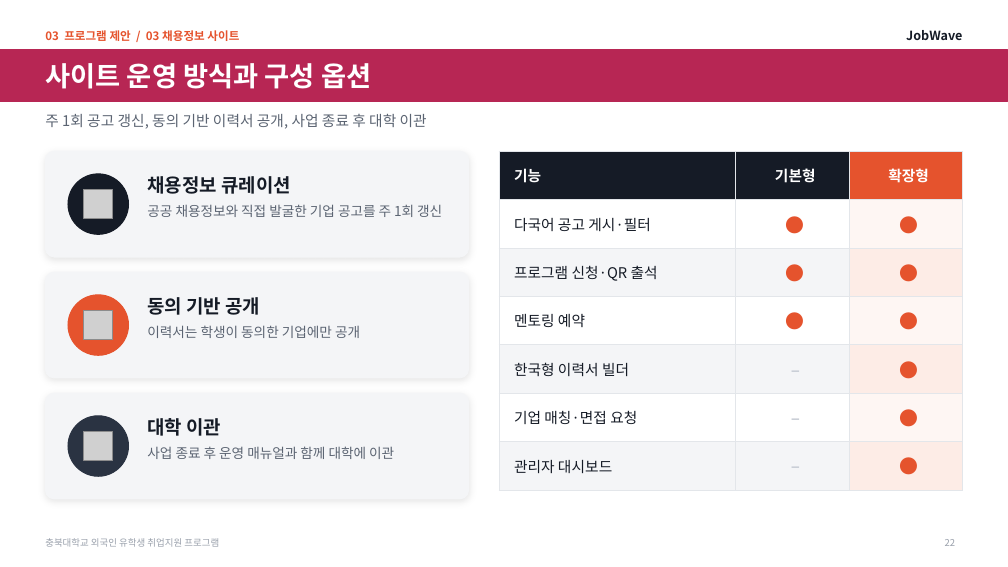
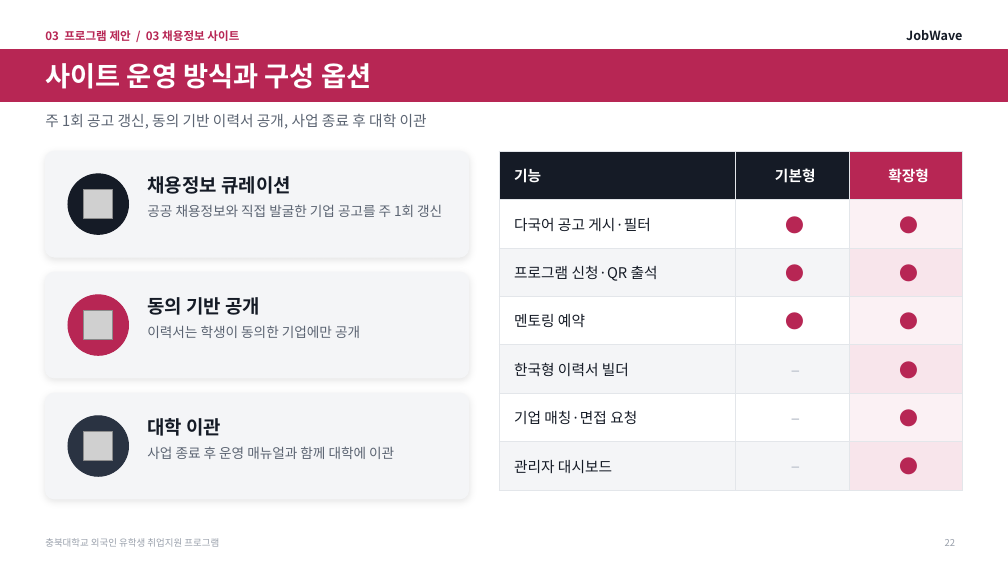
Before and after one commit to job-wave/Codex, a slide deck: slide 22 of output/jobwave-cbnu-proposal/JobWave_proposal_visual.pptx. Drawn at 1008x567 pixels with LibreOffice and Linux fonts; fonts in the diff are those of the drawing; grey boxes stand for pictures. Boxes give left, top, right and bottom in pixels: in the first picture for what was removed or moved away, otherwise in the second. Text is boxed around its words. In the diff, an @@ line names an element or a change of style, - is before the commit and + after.

```diff
--- a/output/jobwave-cbnu-proposal/JobWave_proposal_visual.pptx
+++ b/output/jobwave-cbnu-proposal/JobWave_proposal_visual.pptx
@@ text "03 프로그램 제안 / 03 ..." at (45, 30, 239, 41): text colour #E5532D to #B72654 @@
@@ table at (499, 151, 963, 477) @@
@@ fill #E5532D to #B72654 in row 1, column 3 @@
@@ fill #FEF6F3 to #FBF1F4 in 3 cells @@
@@ fill #FDECE6 to #F8E5EB in 3 cells @@
@@ text colour #E5532D to #B72654 in "●", "●", "●", "●" and 5 more places @@
@@ ellipse at (68, 295, 129, 355): fill #E5532D to #B72654; outline #E5532D 1 pt to #B72654 1 pt @@
```
Also in this commit, not shown: 34 other slides changed, 2 other files.
